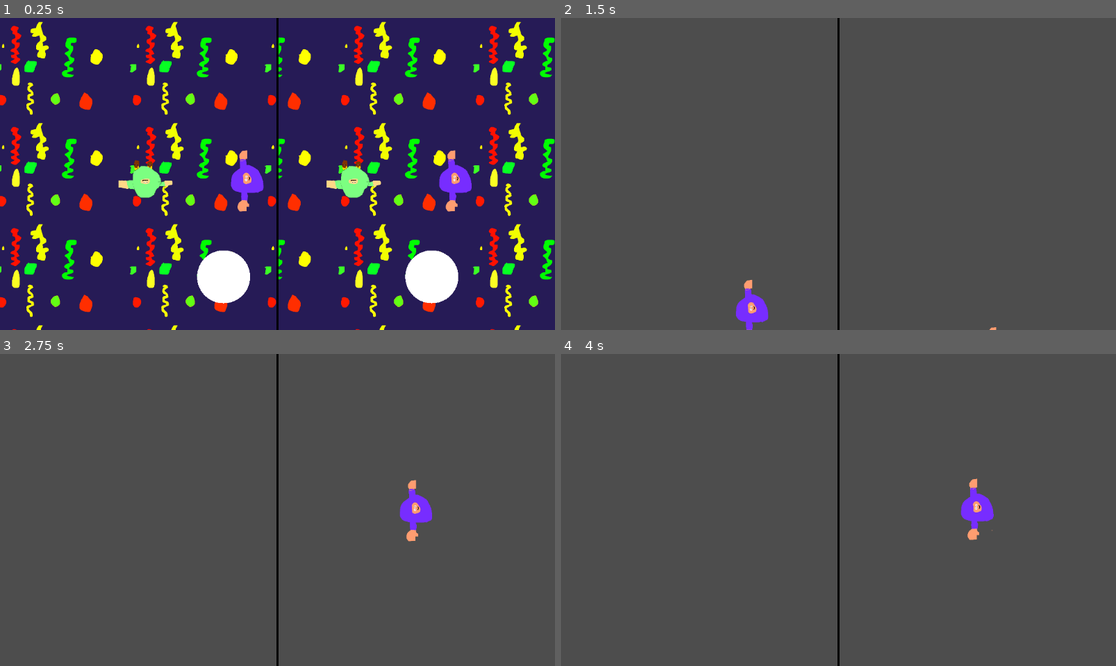
Above: before the commit, frames 1-4 (two rows, left to right).
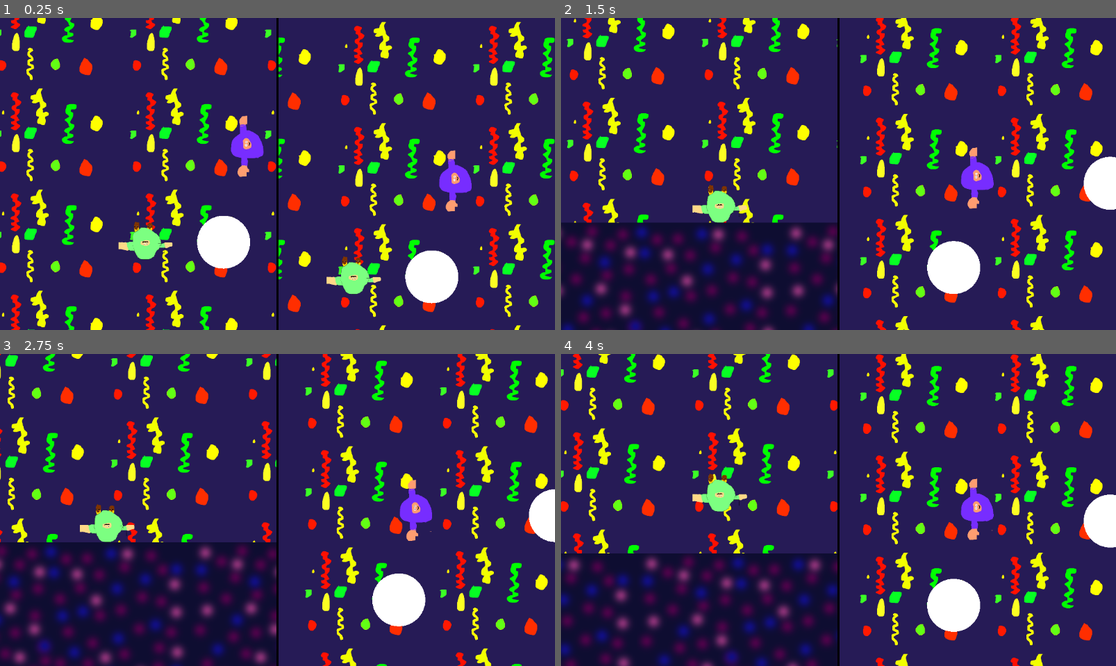
Above: after the commit, the same moments.

Repository: real-chicken-master/GDD112TempName
Game: Godot game, scene res://UI/splitscreen.tscn
Two runs of this game, one before a commit and one after it. Both use one fixed random seed, a clock stepped at 60 frames per second and the inputs below.
Inputs:
- Up to frame 1 (0.25 s): no input
- Up to frame 2 (1.5 s): tap Enter at 0.5 s; hold D (right1) from 0.53 s (still down); tap W (up1) at 0.6, 0.77, 1.07 s; tap Down (down2) at 1.35 s
- Up to frame 3 (2.75 s): tap W (up1) at 1.52, 1.55, 1.82, 2.3 s; release D (right1) at 2.03 s; hold A (left1) from 2.03 s (still down); tap Left (left2) at 2.1 s
- Up to frame 4 (4 s): release A (left1) at 2.78 s; hold D (right1) from 2.78 s (still down); tap Right (right2) at 2.85 s; tap W (up1) at 3.02, 3.05, 3.32, 3.77, 3.8 s; tap Up (up2) at 3.6 s

The runs differ from the first frame. In frame 1, 16% of the frame differs, in the area x 0-69%, y 0-100%; in frame 2, 99%, in the area x 0-100%, y 0-100%; in frame 3, 99%; in frame 4, 99%.

Commit message:
fixed jump

Diff:
--- a/players/player 2/player2.gd
+++ b/players/player 2/player2.gd
@@ -20,24 +20,12 @@
 		rotation_degrees = 0
 		var direction = Input.get_axis("left2","right2")
 		velocity.x = SPEED * direction * 1.5
+		if(is_on_floor()):
+			if Input.is_action_just_pressed("up1"):
+				velocity.y -= 1000
+		else:
+			velocity.y += 100
 	move_and_slide()
-
-func jump():
-	velocity.y -= 200
-	await get_tree().create_timer(0.01).timeout
-	while(!is_on_floor()):
-		velocity.y += 2
-		await get_tree().create_timer(0.01).timeout
-	canjump = true
-
-func _input(event):
-	if(event is InputEventKey):
-			if(event.pressed):
-				if(movemode == "platformer"):
-					if(event.keycode == KEY_UP):
-						if(canjump):
-							canjump = false
-							jump()
 
 func set_remote_transform(path):
 	$RemoteTransform2D.set_remote_node(path.get_path())
--- a/players/player1/player1.gd
+++ b/players/player1/player1.gd
@@ -20,24 +20,13 @@
 		rotation_degrees = 0
 		var direction = Input.get_axis("left1","right1")
 		velocity.x = SPEED * direction * 1.5
+		if(is_on_floor()):
+			if Input.is_action_just_pressed("up1"):
+				velocity.y -= 1000
+		else:
+			velocity.y += 100
 	move_and_slide()
 
-func jump():
-	velocity.y -= 1000
-	await get_tree().create_timer(0.01).timeout
-	while(!is_on_floor()):
-		velocity.y += 100
-		await get_tree().create_timer(0.01).timeout
-	canjump = true
-
-func _input(event):
-	if(event is InputEventKey):
-			if(event.pressed):
-				if(movemode == "platformer"):
-					if(event.keycode == KEY_W):
-						if(canjump):
-							canjump = false
-							jump()
 
 func set_remote_transform(path):
 	$RemoteTransform2D.set_remote_node(path.get_path())
